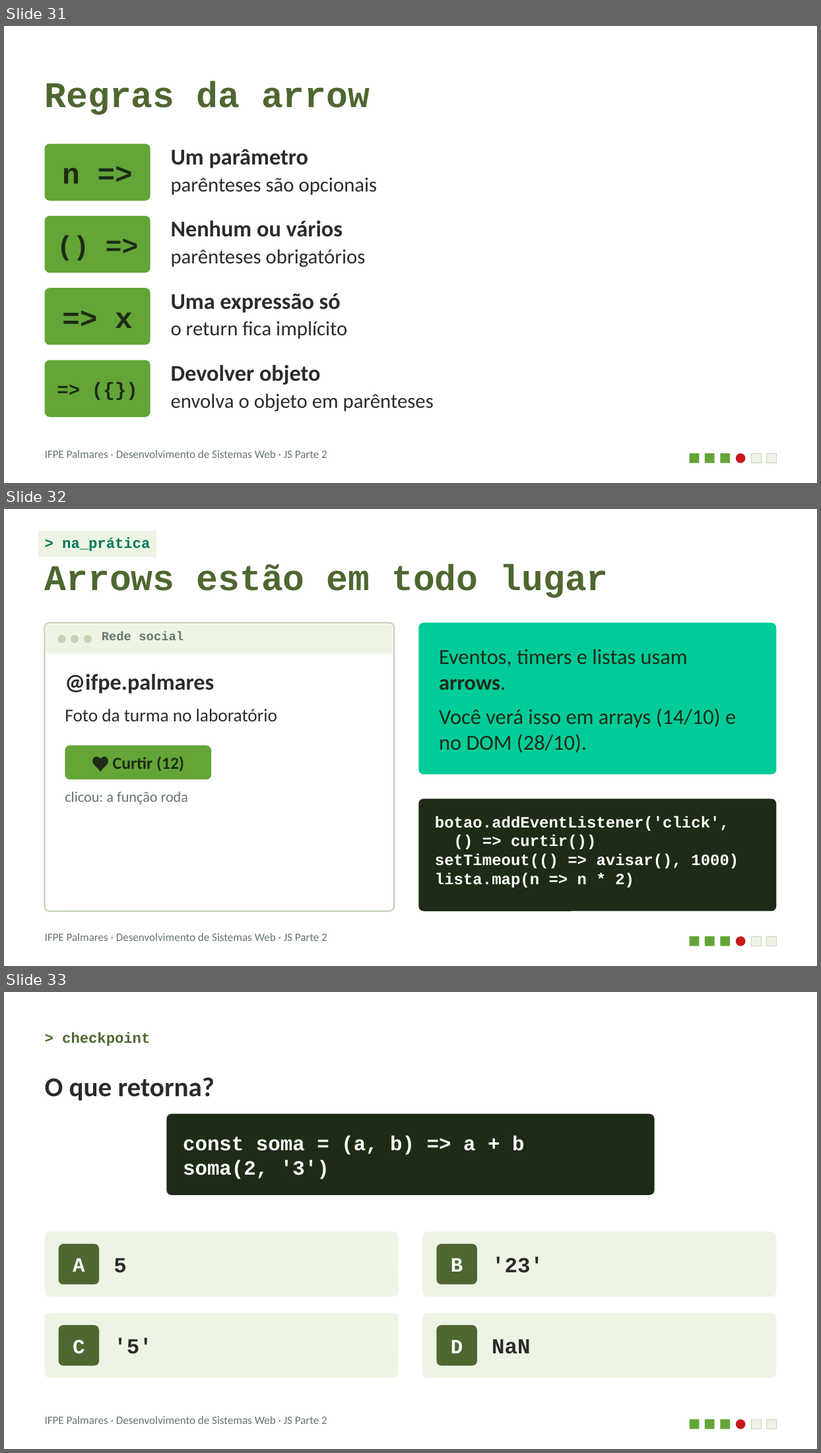
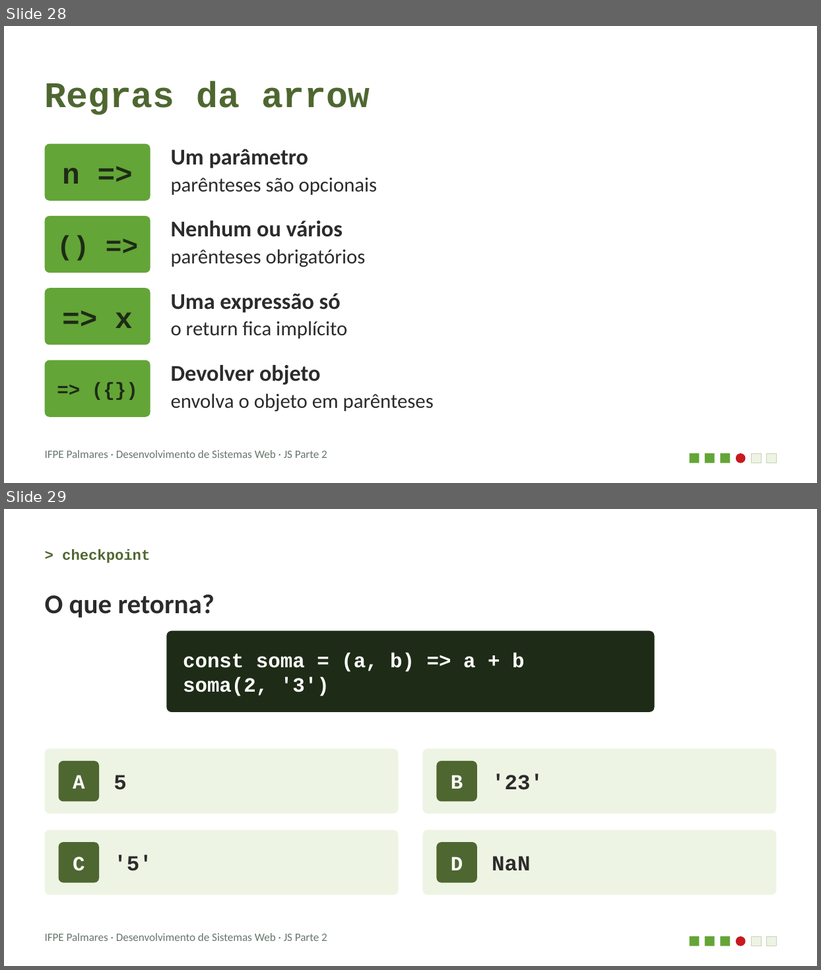
Before and after one commit to tsa2ufpe/web, a slide deck: modulos/05-javascript/slides/js-parte2-decisoes-e-funcoes.pptx. Shown one above the other, each under a label of ours: slides 31, 32 and 33 before the commit, slides 28 and 29 after it. The pictures are 821x1453 and 821x970 pixels, drawn with LibreOffice and Linux fonts; fonts in the diff are those of the drawing. Boxes give left, top, right and bottom in pixels: in the first picture for what was removed or moved away, otherwise in the second. Text is boxed around its words. In the diff, an @@ line names an element or a change of style, - is before the commit and + after.

```diff
--- a/modulos/05-javascript/slides/js-parte2-decisoes-e-funcoes.pptx
+++ b/modulos/05-javascript/slides/js-parte2-decisoes-e-funcoes.pptx
@@ slide 32 removed at (4, 509, 817, 966), background #FFFFFF @@
@@ rectangle removed at (38, 531, 157, 557) @@
@@ text removed at (62, 537, 150, 551) @@
-> na_prática
@@ text removed at (45, 564, 609, 598) @@
-Arrows estão em todo lugar
@@ rounded rectangle removed at (45, 623, 394, 912) @@
@@ rectangle removed at (46, 625, 393, 654) @@
@@ rounded rectangle removed at (418, 623, 776, 775) @@
@@ ellipse removed at (57, 635, 66, 643) @@
@@ ellipse removed at (71, 635, 79, 643) @@
@@ ellipse removed at (84, 635, 92, 643) @@
@@ text removed at (102, 632, 184, 640) @@
-Rede social
@@ text removed at (439, 649, 736, 753) @@
-Eventos, timers e listas usam arrows.
-Você verá isso em arrays (14/10) e no DOM (28/10).
@@ text removed at (65, 674, 214, 694) @@
-@ifpe.palmares
@@ text removed at (65, 709, 277, 722) @@
-Foto da turma no laboratório
@@ rounded rectangle removed at (65, 746, 211, 780) @@
@@ text removed at (113, 757, 184, 772) @@
-♥ Curtir (12)
@@ text removed at (65, 791, 188, 805) @@
-clicou: a função roda
@@ rounded rectangle removed at (418, 799, 776, 912) @@
@@ text removed at (435, 816, 739, 888) @@
-botao.addEventListener('click',
-() => curtir())
-setTimeout(() => avisar(), 1000)
-lista.map(n => n * 2)
@@ text removed at (45, 933, 327, 941) @@
-IFPE Palmares · Desenvolvimento de Sistemas Web · JS Parte 2
@@ rectangle removed at (690, 937, 699, 947) @@
@@ rectangle removed at (705, 937, 715, 947) @@
@@ rectangle removed at (720, 937, 730, 947) @@
@@ ellipse removed at (736, 937, 746, 947) @@
@@ rectangle removed at (751, 937, 761, 947) @@
@@ rectangle removed at (767, 937, 776, 947) @@
@@ what was slide 31 is now slide 28 @@
@@ what was slide 33 is now slide 29 @@
```
Also in this commit, not shown: 4 other slides removed.
